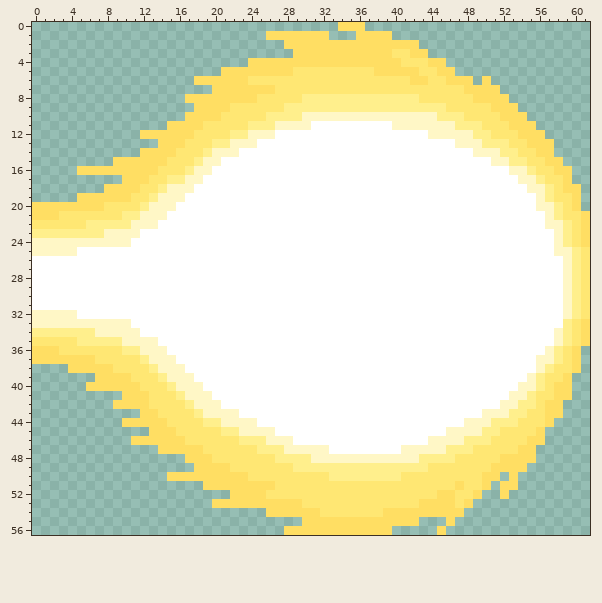
Two states of a pixel-art sprite, Proyecto-Final/data/Sprites/AtaqueMed/izquierda.png. Above: the version before the commit.
The file is 62x57 pixels.
Now the later version:
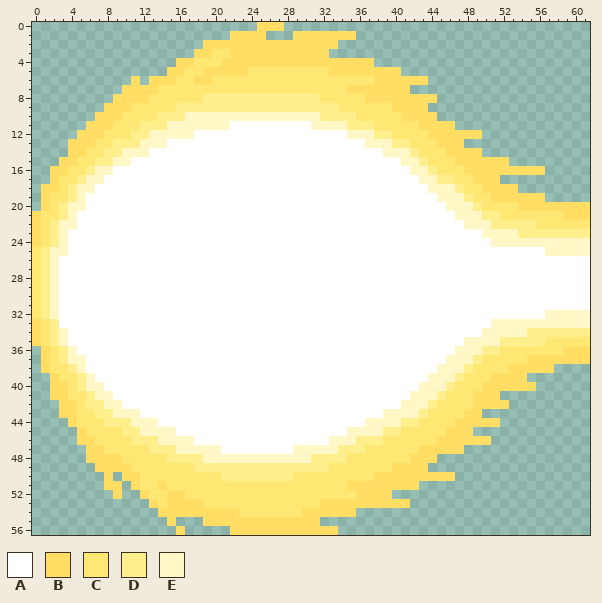
Palette (. is transparent): A #ffffff  B #ffde63  C #ffe773  D #ffef8c  E #fff7c6
The edit:
Changed rows in their new state; - is an unchanged pixel.
first column x 0:
 0 -------------------------BBB------...-------------------------
 1 ----------------------BBBB...----BBB....----------------------
 2 -------------------BBBBBBBBB------.........-------------------
 3 ------------------BBCCBBBBBBB----...........------------------
 4 ----------------BBCCCBBB--------------........----------------
 5 ---------------BBCCBB---CCCCC----BBBBB---......---------------
 6 -----------B-BBBCC--CCCC--------------BBBB--.....-.-----------
 7 ----------BBBBCCCCCCCCCCCCC--------BBBBBBB..........----------
 8 ---------BBBBCCCCCCDDDDDDDDDDD--CCCCCBBBBBBBB........---------
 9 --------BBBCCCCCDDDDDDDDDDDD------CCCCCCBBBB..........--------
10 -------BBBCCCCDDDEEEEEEEEEEEEE--DDDDCCCCCBBBB..........-------
11 ------BBBCCCDDDEEEEEEEAAAAAAAAAEEEEDDDCCCCCBBBB.........------
12 -----BBBCCCDDEEEEEAAAAAAAAA--------EEEDDCCCCBBBBBB.......-----
13 ----BBBCCDDDEEEAAAAAAAAAA------------EEEDDCCCBBB..........----
14 ----BBCCDDEEEAAAAAAAAAA----------------EEEDCCCBBBB........----
15 ---BBCCDDEEAAAAAAAAAA--------------------EEDCCCBBBBBB......---
16 --BBCCDEEAAAAAAAAAAA----------------------EEDCCCBBBBBBBBB...--
17 --BCCDEEAAAAAAAAAAA------------------------EEDDCCBBB........--
18 -BBCDEEAAAAAAAAAAA--------------------------EEEDCCBBBB.......-
19 -BCCDEAAAAAAAAAAA----------------------------EEEDCCBBBBBB....-
20 .-CDEEAAAAAAAAAA------------------------------EEEDCCCCBBBBBB-B
21 -CCDEAAAAAAAAAA--------------------------------EEEDDCCCCCCCBB-
22 B-DEEAAAAAAAAA----------------------------------EEEDDDDDCCCC-C
23 BC-EAAAAAAAA--------------------------------------EEEEDDDDD-DD
24 BCD-AAAAAAA----------------------------------------EEEEEEE-EEE
25 CD--A----------------------------------------------------E--EE
26 CDE--------------------------------------------------------AAA
27 CDE--------------------------------------------------------AAA
28 CDE--------------------------------------------------------AAA
29 CDE--------------------------------------------------------AAA
30 CDE--------------------------------------------------------AAA
31 CDE--------------------------------------------------------AAA
32 CD-AA----------------------------------------------------EE-EE
33 BCDAAAAAAAA----------------------------------------EEEEEEEEEEE
34 BC-EAAAAAAAA--------------------------------------EEEEEDDDD-DD
35 B-DEAAAAAAAAAA----------------------------------EEEEDDDDDCCC-C
36 .-CDEAAAAAAAAAA--------------------------------EEEDDCCCCCCCB-B
37 .-CDEEAAAAAAAAAA------------------------------EEEDCCCCCBBBBB-B
38 -BCCDEAAAAAAAAAAA----------------------------EEEDCCCCBBBBB...-
39 --BCCDEAAAAAAAAAAA--------------------------EEEDCCCBBBB.....--
40 --BBCDEEAAAAAAAAAAA------------------------EEEDCCCBBBBBB....--
41 --BBCCDEEAAAAAAAAAAA----------------------EEEDCCCBBB........--
42 ---BBCDDEEAAAAAAAAAAA--------------------EEEDCCCCBBBB......---
43 ---BBCCDDEEEAAAAAAAAAAA----------------EEEEDCCCCBB.........---
44 ----BCCCDDDEEEAAAAAAAAAAA------------EEEEDDCCCCBBBBB......----
45 -----BCCCCDDEEEEAAAAAAAAAAA--------EEEEDDCCCCCBBB........-----
46 -----BBCCCCDDDEEEEAAAAAAAAAAA----EEEDDDCCCCCCBBBBBB......-----
47 ------BBCCCCCDDDEEEEEAAAAAAAA----EDDDCCCCCCBBBBB........------
48 ------BBBBCCCCCDDDDEEEEEEEEEEEEDDDDCCCCCCCBBB...........------
49 -------BBBBCCCCCCCDDDDDDDDDDD----CCCCCCCBBBB...........-------
50 --------B-BBCCCCCCCCCDDDDDDDD----CCCCCBBBBBBBBB.....-.--------
51 --------BB-BCCBCCCCCCCCCCCC--------BBBBBBBB........-..--------
52 ---------B--BCCBBCCCCCCCCC----------BBBB..........--.---------
53 -------------BCBBBBCCCCCCCCCCC--BBBBBBBBBB.......-------------
54 --------------BBBBBBBBBCCCCCCC--BBBB............--------------
55 ---------------B---BBBBBBBBBBB--...........---.---------------
56 ----------------B-----BBBBBB------......-----.----------------
